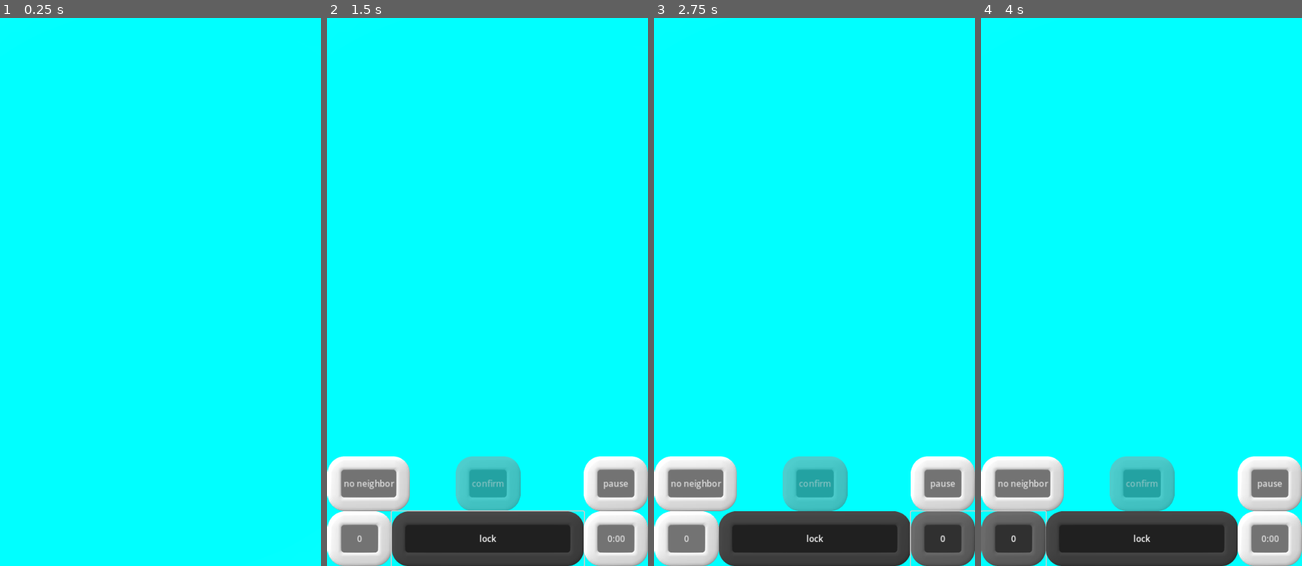
Above: before the commit, frames 1-4 (left to right).
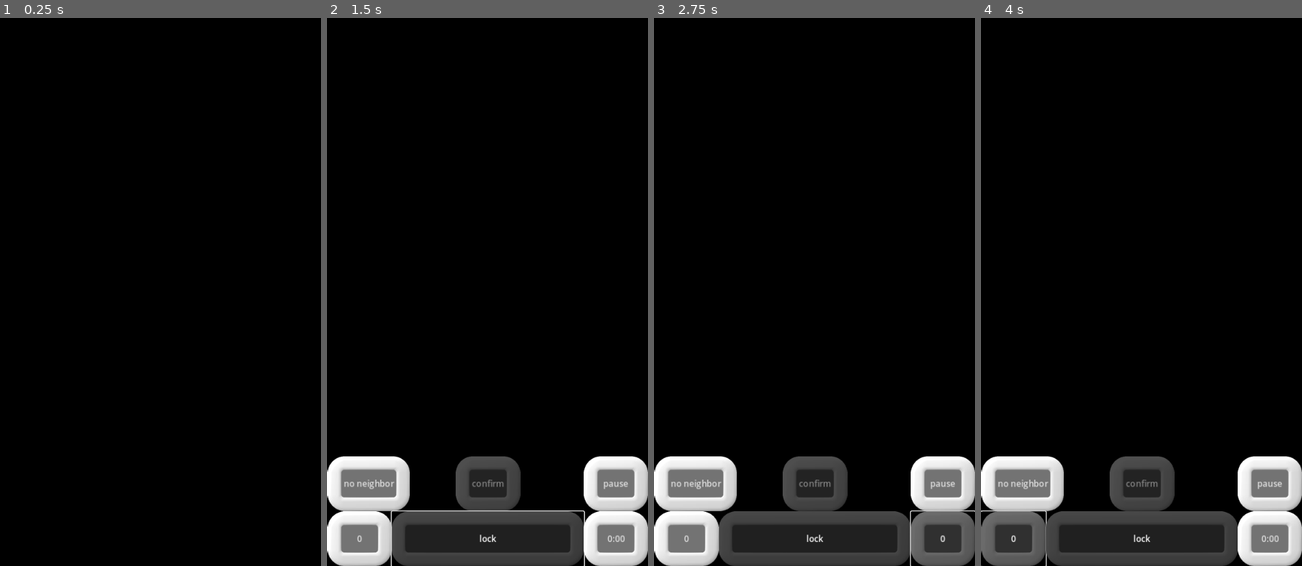
Above: after the commit, the same moments.

Repository: WalynC/sphereSweeperGodot
Game: Godot game, scene res://mainScenes/game.tscn
Same seed, same stepped clock (60 frames per second), same inputs: the game is played once before the commit and once after it.
Inputs:
- Up to frame 1 (0.25 s): no input
- Up to frame 2 (1.5 s): click "0" at 0.5 s; click "lock" at 1.25 s
- Up to frame 3 (2.75 s): click "0:00" at 2 s
- Up to frame 4 (4 s): click "0" at 2.75 s; click "0" at 3.5 s

The runs differ from the first frame. In frame 1, 100% of the frame differs, in the area x 0-100%, y 0-100%; in frame 2, 86%; in frame 3, 86%; in frame 4, 86%.

Commit message:
Clouds now get removed when theme changes

Diff:
--- a/mainScenes/game.tscn
+++ b/mainScenes/game.tscn
@@ -71,7 +71,6 @@
 [node name="WorldPivot" type="Node3D" parent="."]
 
 [node name="board" type="MeshInstance3D" parent="WorldPivot"]
-visible = false
 material_override = ExtResource("2_wc7oy")
 cast_shadow = 0
 mesh = SubResource("ArrayMesh_jt1kb")
@@ -84,7 +83,6 @@
 
 [node name="icosphere" type="MeshInstance3D" parent="WorldPivot"]
 transform = Transform3D(1.01, 0, 0, 0, 1.01, 0, 0, 0, 1.01, 0, 0, 0)
-visible = false
 sorting_offset = 1.0
 material_override = ExtResource("3_3hapr")
 cast_shadow = 0
@@ -93,7 +91,6 @@
 
 [node name="glowsphere" type="MeshInstance3D" parent="WorldPivot"]
 transform = Transform3D(1.0201, 0, 0, 0, 1.0201, 0, 0, 0, 1.0201, 0, 0, 0)
-visible = false
 sorting_offset = 1.0
 material_override = ExtResource("4_w2e11")
 transparency = 1.0
--- a/scripts/visual themes/DayVisualTheme.gd
+++ b/scripts/visual themes/DayVisualTheme.gd
@@ -11,7 +11,8 @@
 	cloudInstance.GenerateClouds()
 
 func UnloadGameVisuals():
-	print("unloading day game visuals")
+	cloudInstance.Cleanup()
+	cloudInstance.queue_free()
 
 func GetBaseColor(vector):
 	return Color(smoothstep(0, 1, invlerp(-gold, gold, vector.x)),smoothstep(0, 1, invlerp(-gold, gold, vector.y)),smoothstep(0, 1, invlerp(-gold, gold, vector.z)))
--- a/scripts/visual themes/day/CloudManager.gd
+++ b/scripts/visual themes/day/CloudManager.gd
@@ -18,6 +18,10 @@
 		clouds[i].rotate_object_local(Vector3.FORWARD, deg_to_rad(GameManager.visRNG.randf_range(-180, 180)))
 		clouds[i].rotation *= Quaternion.from_euler(rotDir[i] * time)
 
+func Cleanup():
+	for i in range(clouds.size()):
+		clouds[i].queue_free()
+
 func _process(delta):
 	if (GameManager.instance.paused): return
 	for i in range(0, clouds.size()):
